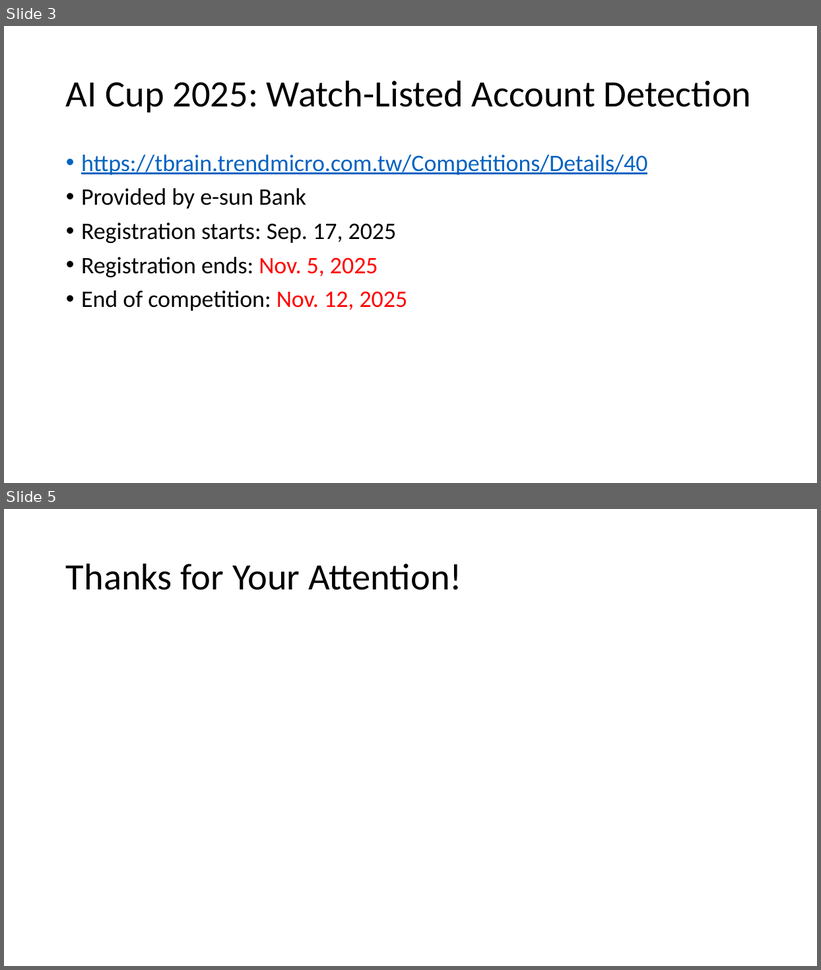
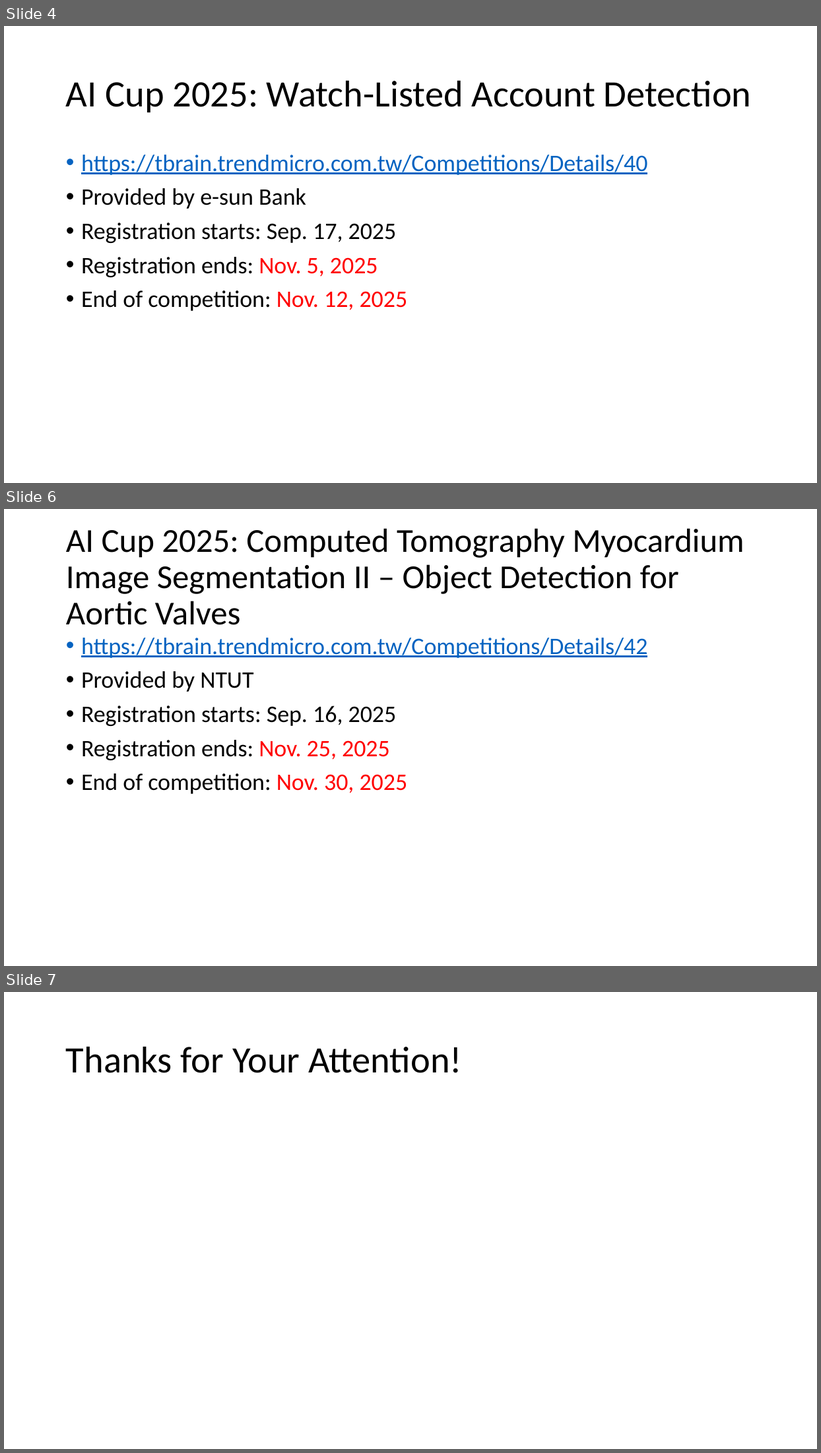
Before and after one commit to chriswjh/chriswjh.github.io, a slide deck: BDM/competition.pptx. Shown one above the other, each under a label of ours: slides 3 and 5 before the commit, slides 4, 6 and 7 after it; the slides between them are not shown. The pictures are 821x970 and 821x1453 pixels, drawn with LibreOffice and Linux fonts; fonts in the diff are those of the drawing. Boxes give left, top, right and bottom in pixels: in the first picture for what was removed or moved away, otherwise in the second. Text is boxed around its words. In the diff, an @@ line names an element or a change of style, - is before the commit and + after.

```diff
--- a/BDM/competition.pptx
+++ b/BDM/competition.pptx
@@ slide 6 added at <box>4,509,817,966</box>, background #FFFFFF @@
@@ title added at <box>66,528,745,625</box>, 39.6 pt, text #000000 @@
+AI Cup 2025: Computed Tomography Myocardium Image Segmentation II – Object Detection for Aortic Valves
@@ text added at <box>81,638,648,794</box>, 28 pt, text #000000 @@
+• https://tbrain.trendmicro.com.tw/Competitions/Details/42
+• Provided by NTUT
+• Registration starts: Sep. 16, 2025
+• Registration ends: Nov. 25, 2025
+• End of competition: Nov. 30, 2025
@@ what was slide 3 is now slide 4 @@
@@ what was slide 5 is now slide 7 @@
```
Also in this commit, not shown: 2 slides changed, 1 other slide added.
